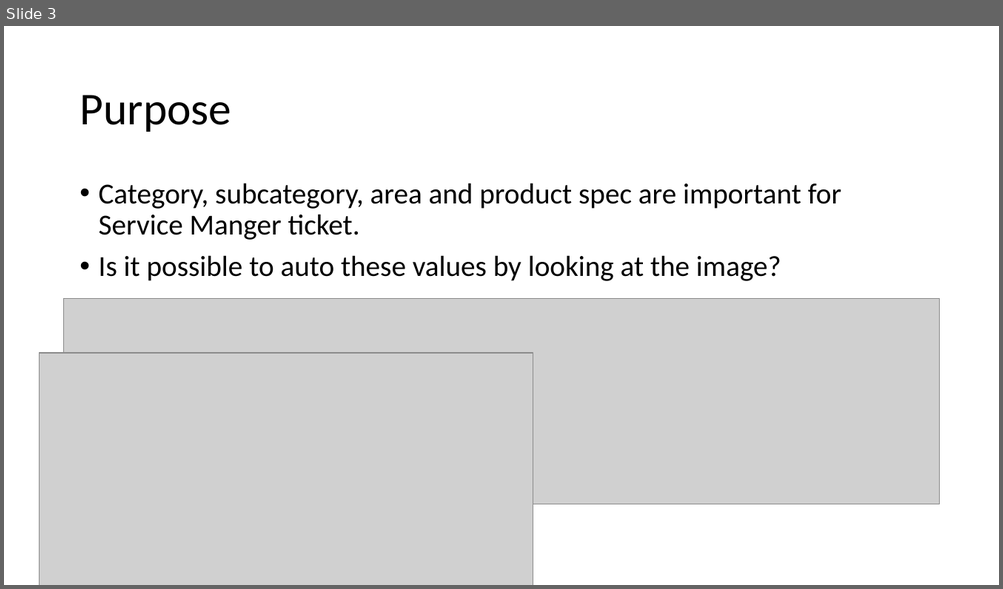
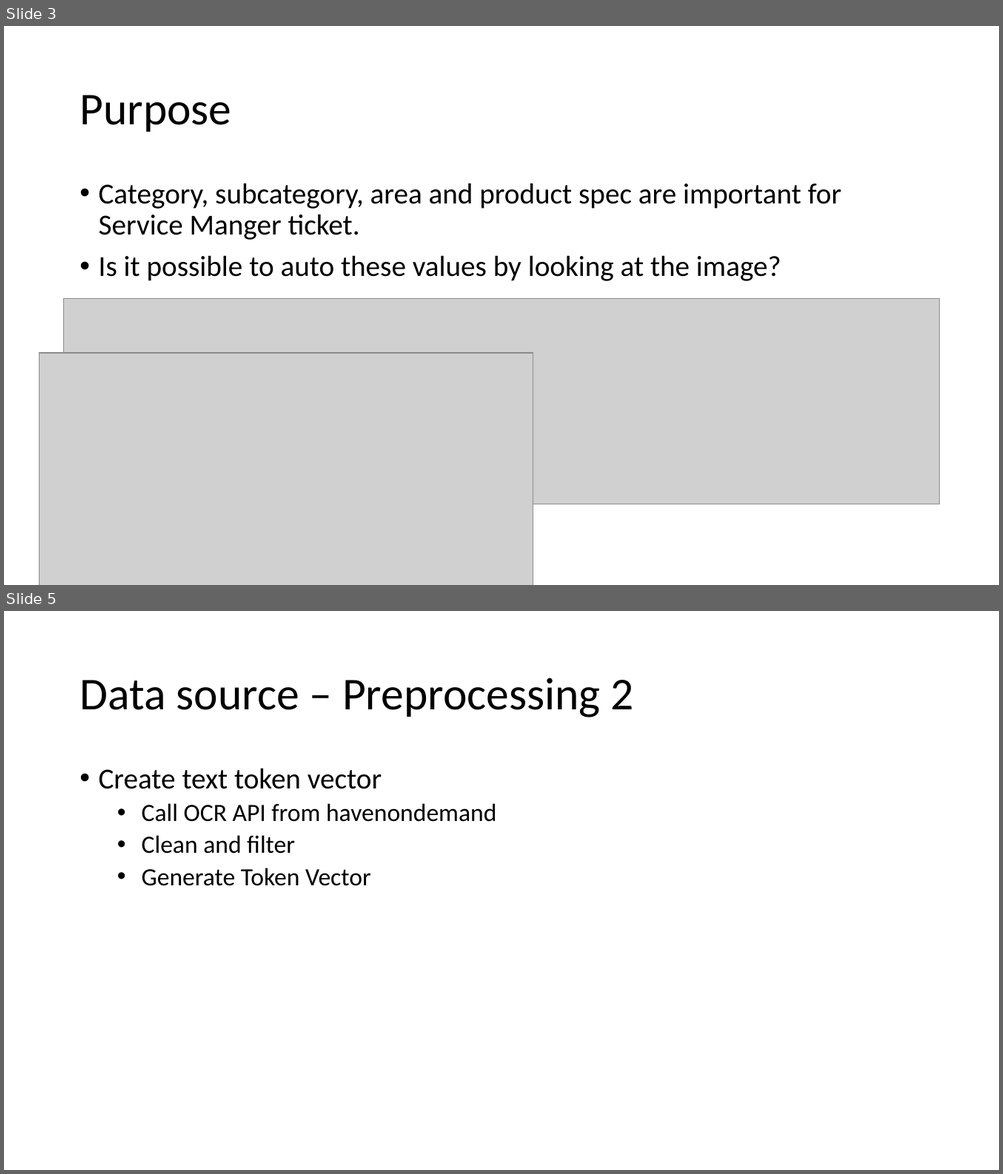
Before and after one commit to daizhen/ImagesCategory, a slide deck: src/demo/Auto category SM images.pptx. Shown one above the other, each under a label of ours: slide 3 before the commit, slides 3 and 5 after it; the slides between them are not shown. The pictures are 1003x589 and 1003x1174 pixels, drawn with LibreOffice and Linux fonts; fonts in the diff are those of the drawing; grey boxes stand for pictures. Boxes give left, top, right and bottom in pixels: in the first picture for what was removed or moved away, otherwise in the second. Text is boxed around its words. In the diff, an @@ line names an element or a change of style, - is before the commit and + after.

```diff
--- a/src/demo/Auto category SM images.pptx
+++ b/src/demo/Auto category SM images.pptx
@@ slide 5 added at [4, 611, 999, 1170], background #FFFFFF @@
@@ title added at [79, 678, 634, 718], 44 pt, text #000000 @@
+Data source – Preprocessing 2
@@ text added at [99, 768, 496, 886], 24 pt, text #000000 @@
+• Create text token vector
+  • Call OCR API from havenondemand
+  • Clean and filter
+  • Generate Token Vector
```
Also in this commit, not shown: 1 slide changed, 1 other slide added, 1 other file.
